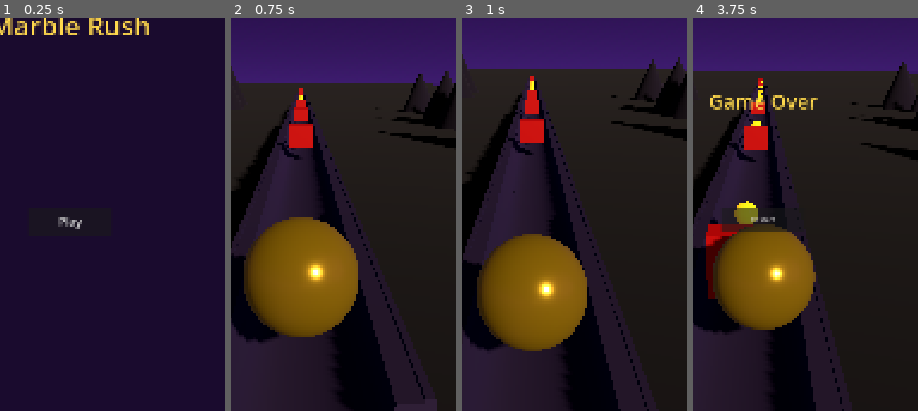
Above: before the commit, frames 1-4 (left to right).
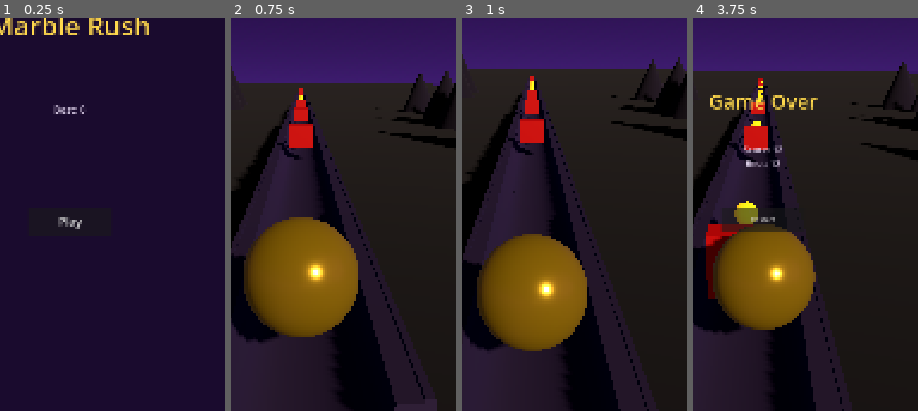
Above: after the commit, the same moments.

Repository: Ebrahassad/marble-rush
Game: Godot game, scene res://scenes/MainMenu.tscn
The game is run twice, just before and just after one commit, with the same random seed, the same clock (stepped at 60 frames per second) and the same inputs.
Inputs (mouse positions are % of the whole screen's width and height, from its top left):
- Up to frame 1 (0.25 s): no input
- Up to frame 2 (0.75 s): click "Play" at 0.5 s
- Up to frame 3 (1 s): no input
- Up to frame 4 (3.75 s): move the mouse to (72, 44) at 1.27 s; click (72, 44) at 1.42 s; drag from (30, 54) to (45, 70) at 2.02 s; move the mouse to (60, 27) at 2.77 s; click (60, 27) at 2.92 s; drag from (45, 70) to (20, 34) at 3.52 s
The pictures show only the part of the screen within x 34-84%, y 30-80%; the shares and areas given below are measured in that part.

The runs differ from the first frame. In frame 1, 0.2% of the frame differs, in the area x 23-38%, y 22-25%; in frame 2, nothing differs; in frame 3, nothing differs; in frame 4, 0.4%, in the area x 22-40%, y 32-38%.

Commit message:
Add persistent best score, shown on main menu and game-over screen

Diff:
--- a/scenes/Main.tscn
+++ b/scenes/Main.tscn
@@ -80,6 +80,18 @@
 anchor_bottom = 1.0
 visible = false
 
+[node name="FinalScoreLabel" type="Label" parent="HUD/GameOverPanel"]
+anchor_left = 0.5
+anchor_top = 0.47
+anchor_right = 0.5
+anchor_bottom = 0.47
+offset_left = -150.0
+offset_right = 150.0
+horizontal_alignment = 1
+theme_override_font_sizes/font_size = 22
+theme_override_colors/font_color = Color(0.9, 0.85, 0.95, 1)
+text = "Score: 0\nBest: 0"
+
 [node name="GameOverLabel" type="Label" parent="HUD/GameOverPanel"]
 anchor_left = 0.5
 anchor_top = 0.4
--- a/scenes/MainMenu.tscn
+++ b/scenes/MainMenu.tscn
@@ -24,6 +24,18 @@
 theme_override_colors/font_color = Color(1, 0.85, 0.3, 1)
 text = "Marble Rush"
 
+[node name="BestLabel" type="Label" parent="."]
+anchor_left = 0.5
+anchor_top = 0.42
+anchor_right = 0.5
+anchor_bottom = 0.42
+offset_left = -150.0
+offset_right = 150.0
+horizontal_alignment = 1
+theme_override_font_sizes/font_size = 24
+theme_override_colors/font_color = Color(0.85, 0.8, 0.9, 1)
+text = "Best: 0"
+
 [node name="PlayButton" type="Button" parent="."]
 anchor_left = 0.5
 anchor_top = 0.55
--- a/scripts/game_manager.gd
+++ b/scripts/game_manager.gd
@@ -4,6 +4,13 @@
 
 var is_game_over: bool = false
 var coin_score: int = 0
+var best_score: int = 0
+var last_score: int = 0
+
+const SAVE_PATH := "user://highscore.save"
+
+func _ready() -> void:
+	_load_best_score()
 
 func reset() -> void:
 	is_game_over = false
@@ -20,3 +27,20 @@
 	if not is_game_over:
 		coin_score += amount
 		SFX.play_coin()
+
+func report_final_score(total: int) -> void:
+	last_score = total
+	if total > best_score:
+		best_score = total
+		_save_best_score()
+
+func _load_best_score() -> void:
+	if FileAccess.file_exists(SAVE_PATH):
+		var file := FileAccess.open(SAVE_PATH, FileAccess.READ)
+		best_score = file.get_32()
+		file.close()
+
+func _save_best_score() -> void:
+	var file := FileAccess.open(SAVE_PATH, FileAccess.WRITE)
+	file.store_32(best_score)
+	file.close()
--- a/scripts/hud.gd
+++ b/scripts/hud.gd
@@ -2,6 +2,7 @@
 
 @export var ball_path: NodePath
 var ball: Node3D
+var current_total: int = 0
 
 func _ready() -> void:
 	ball = get_node(ball_path)
@@ -11,10 +12,12 @@
 func _process(_delta: float) -> void:
 	if ball and not GameManager.is_game_over:
 		var distance: int = int(-ball.global_position.z)
-		var total: int = max(distance, 0) + GameManager.coin_score
-		$ScoreLabel.text = "Score: %d" % total
+		current_total = max(distance, 0) + GameManager.coin_score
+		$ScoreLabel.text = "Score: %d" % current_total
 
 func _on_game_over() -> void:
+	GameManager.report_final_score(current_total)
+	$GameOverPanel/FinalScoreLabel.text = "Score: %d\nBest: %d" % [current_total, GameManager.best_score]
 	$GameOverPanel.visible = true
 
 func _on_restart_pressed() -> void:
--- a/scripts/main_menu.gd
+++ b/scripts/main_menu.gd
@@ -1,4 +1,7 @@
 extends Control
+
+func _ready() -> void:
+	$BestLabel.text = "Best: %d" % GameManager.best_score
 
 func _on_play_pressed() -> void:
 	get_tree().change_scene_to_file("res://scenes/Main.tscn")
